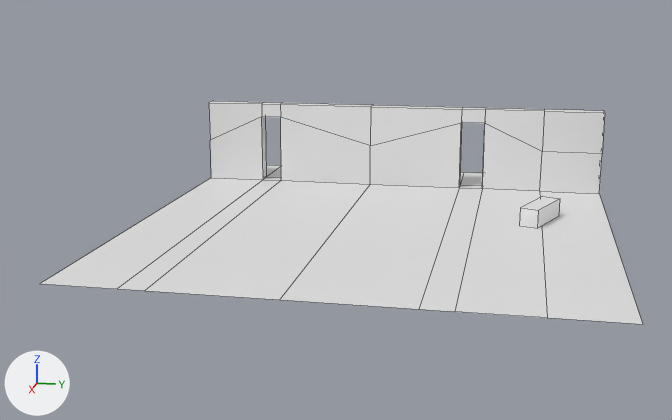
A saved change to the FBX model Assets/3D Models/Interiors/Interior1.fbx.
The view is the same before and after, from a 50 mm camera at (101.1, 15.2, 25.4) aimed at (4.9, -4.0, 1.4). Arrows for +X, +Y and +Z are at lower left; the lights stay in place. Mesh edges are drawn as thin lines. Materials are left out; every surface is plain grey. Where no turn or scale is listed for an object, it has been applied to the vertices.
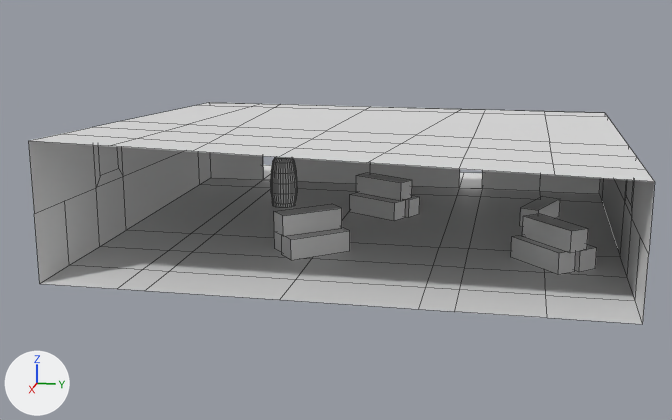
What differs and where, as boxes [x1, y1, x2, y2] in the pictures (672 x 420 px):
```json
{"object": "Plane", "change": "reshaped", "before": [40, 101, 643, 324], "after": [28, 102, 655, 324]}
{"part": 1, "of": "me_plane", "change": "added", "after": [511, 235, 576, 275]}
{"part": 2, "of": "me_plane", "change": "added", "after": [522, 214, 588, 253]}
{"part": 3, "of": "me_plane", "change": "added", "after": [575, 245, 597, 272]}
{"part": 4, "of": "me_plane", "change": "added", "after": [274, 232, 282, 252]}
{"part": 5, "of": "me_plane", "change": "added", "after": [274, 204, 342, 236]}
{"part": 6, "of": "me_plane", "change": "added", "after": [282, 228, 350, 260]}
{"part": 7, "of": "me_plane", "change": "added", "after": [405, 195, 420, 217]}
{"part": 8, "of": "me_plane", "change": "added", "after": [356, 173, 412, 200]}
{"part": 9, "of": "me_plane", "change": "added", "after": [350, 193, 406, 221]}
{"part": 10, "of": "me_plane", "change": "added", "after": [270, 157, 297, 208]}
{"part": 11, "of": "me_plane", "change": "built on", "before": [209, 101, 605, 113], "after": [28, 102, 655, 324]}
```

The change, as JSON lines over the scene's bpy script:
```json
{"block": "me_plane", "where": "# used by ob_plane; location = (0.0, 0.0, 0.0)"}
{"op": "remove", "block": "me_plane", "code": "me_plane.from_pydata(...)  # 72 vertices, 59 faces; spans x -25.0..30.8, y -25.0..25.0, z 0.0..10.0"}
{"op": "add", "block": "me_plane", "code": "me_plane.from_pydata(...)  # 458 vertices, 389 faces; spans x -25.0..30.8, y -25.0..25.0, z 0.0..12.5"}
{"block": "me_plane", "change": "me_plane part 1: the loose piece of 8 vertices spanning x -3.3..3.3, y 15.6..19.8, z 0.0..2.0 is copied, and the copy is turned -116.7 degrees about the z axis through its middle, then moved by (16.4, 0.0, 0.0); it spans x 13.3..19.4, y 14.8..20.5, z 0.0..2.0"}
{"block": "me_plane", "change": "me_plane part 2: the loose piece of 8 vertices spanning x -3.3..3.3, y 15.6..19.8, z 0.0..2.0 is copied, and the copy is turned -116.7 degrees about the z axis through its middle, then moved by (16.1, 1.0, 2.0); it spans x 13.1..19.2, y 15.8..21.5, z 2.0..4.0"}
{"block": "me_plane", "change": "me_plane part 3: the loose piece of 8 vertices spanning x -3.3..3.3, y 15.6..19.8, z 0.0..2.0 is copied, and the copy is turned -116.7 degrees about the z axis through its middle, then moved by (15.1, 1.9, 0.0); it spans x 12.1..18.2, y 16.7..22.4, z 0.0..2.0"}
{"block": "me_plane", "change": "me_plane part 4: the loose piece of 8 vertices spanning x -3.3..3.3, y 15.6..19.8, z 0.0..2.0 is copied, and the copy is turned 152.4 degrees about the z axis through its middle, then moved by (14.9, -22.5, 0.0); it spans x 12.1..17.7, y -7.9..-1.8, z 0.0..2.0"}
{"block": "me_plane", "change": "me_plane part 5: the loose piece of 8 vertices spanning x -3.3..3.3, y 15.6..19.8, z 0.0..2.0 is copied, and the copy is turned 152.4 degrees about the z axis through its middle, then moved by (15.9, -22.3, 2.0); it spans x 13.1..18.7, y -7.7..-1.5, z 2.0..4.0"}
{"block": "me_plane", "change": "me_plane part 6: the loose piece of 8 vertices spanning x -3.3..3.3, y 15.6..19.8, z 0.0..2.0 is copied, and the copy is turned 152.4 degrees about the z axis through its middle, then moved by (16.8, -21.3, 0.0); it spans x 14.0..19.6, y -6.7..-0.6, z 0.0..2.0"}
{"block": "me_plane", "change": "me_plane part 7: the loose piece of 8 vertices spanning x -3.3..3.3, y 15.6..19.8, z 0.0..2.0 is copied, and the copy is turned 82.9 degrees about the z axis through its middle, then moved by (-1.2, -16.5, 0.0); it spans x -3.6..1.2, y -2.1..4.4, z 0.0..2.0"}
{"block": "me_plane", "change": "me_plane part 8: the loose piece of 8 vertices spanning x -3.3..3.3, y 15.6..19.8, z 0.0..2.0 is copied, and the copy is turned 82.9 degrees about the z axis through its middle, then moved by (-0.7, -17.4, 2.0); it spans x -3.1..1.8, y -2.9..3.6, z 2.0..4.0"}
{"block": "me_plane", "change": "me_plane part 9: the loose piece of 8 vertices spanning x -3.3..3.3, y 15.6..19.8, z 0.0..2.0 is copied, and the copy is turned 82.9 degrees about the z axis through its middle, then moved by (0.6, -17.9, 0.0); it spans x -1.8..3.0, y -3.5..3.0, z 0.0..2.0"}
{"block": "me_plane", "change": "me_plane part 10: a new loose piece of 224 vertices spanning x -3.2..-0.1, y -13.1..-10.0, z 0.0..5.7"}
{"block": "me_plane", "change": "me_plane part 11: 24 vertices moved from x -17.0, y -25.0..25.0, z 0.0..10.0 to x -15.3..-10.5, y -25.0..25.0, z 0.0..10.2; 90 vertices added at x -15.3..30.8, y -25.0..25.0, z 0.0..12.5"}
```
